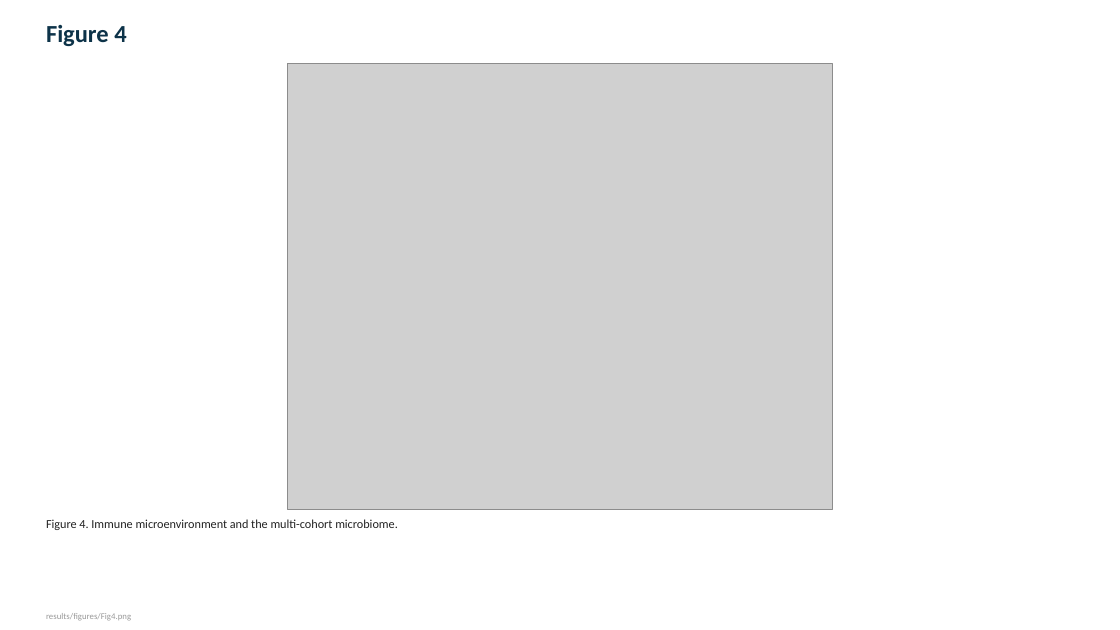
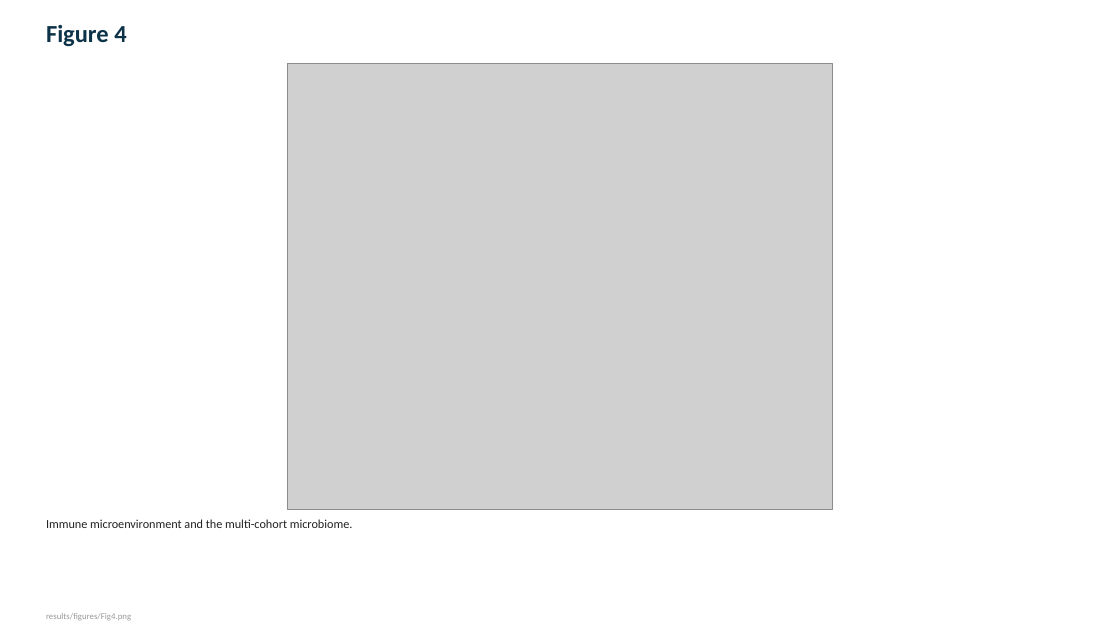
Before and after one commit to sreyacv1/GASTRIC-CANCER, a slide deck: slide 5 of FIGURES.pptx. Drawn at 1120x630 pixels with LibreOffice and Linux fonts; fonts in the diff are those of the drawing; grey boxes stand for pictures. Boxes give left, top, right and bottom in pixels: in the first picture for what was removed or moved away, otherwise in the second. Text is boxed around its words. In the diff, an @@ line names an element or a change of style, - is before the commit and + after.

Commit message:
Sequential figure numbering without letter suffixes; correct S8 caption to CD8 correlation

```diff
--- a/FIGURES.pptx
+++ b/FIGURES.pptx
@@ text at (46, 519, 353, 528): text changed @@
-Figure 4. Immune microenvironment and the multi-cohort microbiome.
+Immune microenvironment and the multi-cohort microbiome.
```
Also in this commit, not shown: 28 other slides changed, 1 slide removed, 2 other files.
